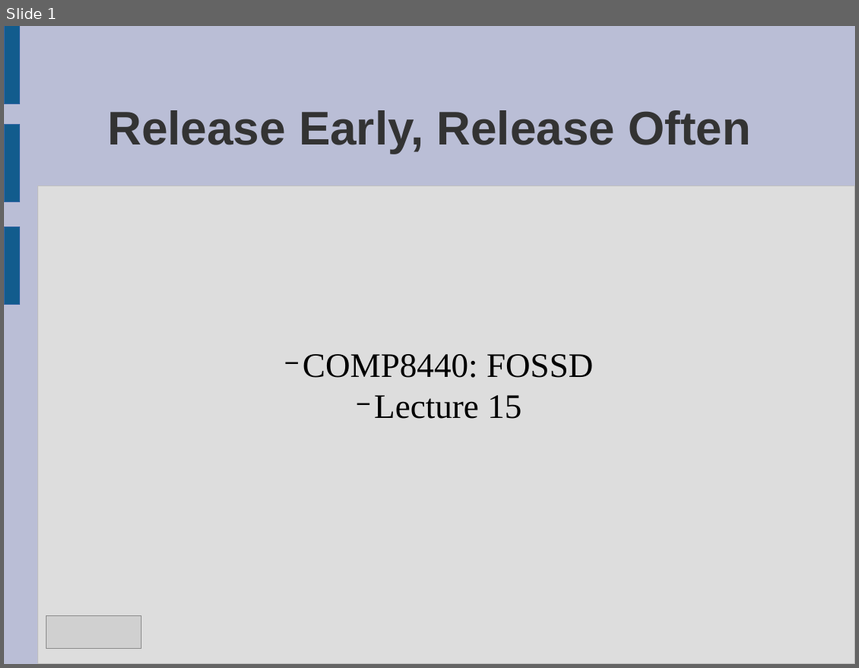
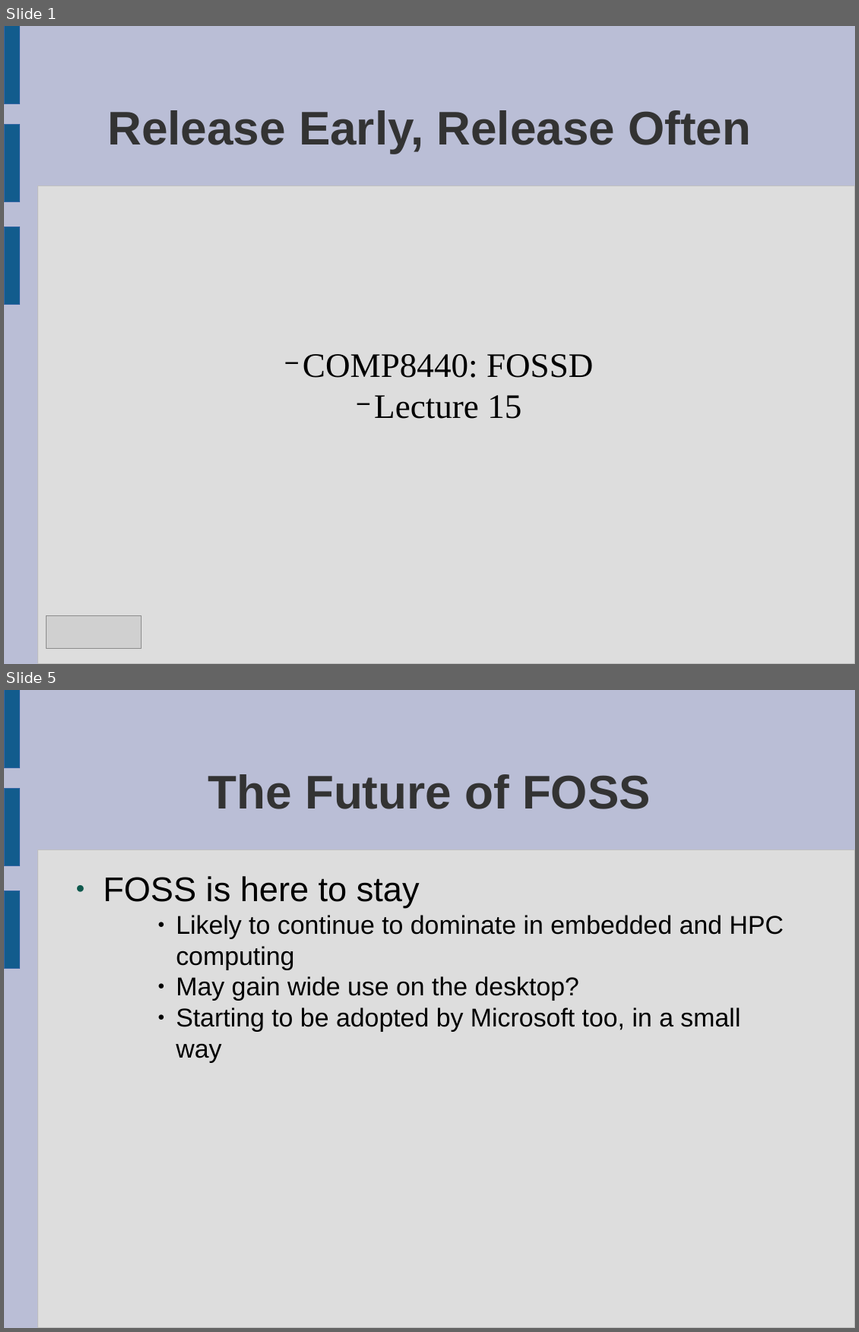
Before and after one commit to laurencesmart/comp8440, a slide deck: lectures/release_early.odp. Shown one above the other, each under a label of ours: slide 1 before the commit, slides 1 and 5 after it; the slides between them are not shown. The pictures are 859x668 and 859x1332 pixels, drawn with LibreOffice and Linux fonts; fonts in the diff are those of the drawing; grey boxes stand for pictures. Boxes give left, top, right and bottom in pixels: in the first picture for what was removed or moved away, otherwise in the second. Text is boxed around its words. In the diff, an @@ line names an element or a change of style, - is before the commit and + after.

```diff
--- a/lectures/release_early.odp
+++ b/lectures/release_early.odp
@@ slide 5 added at (4,690,855,1328), background #BABED6; not listed: 4 template elements that a slide beside it also shows @@
@@ title added at (208,774,651,809), 44 pt, text #333333, bold @@
+The Future of FOSS
@@ text added at (103,876,784,1063), 24 pt, text #000000 @@
+● FOSS is here to stay
+    ● Likely to continue to dominate in embedded and HPC computing
+    ● May gain wide use on the desktop?
+    ● Starting to be adopted by Microsoft too, in a small way
```
Also in this commit, not shown: 3 other slides added.
